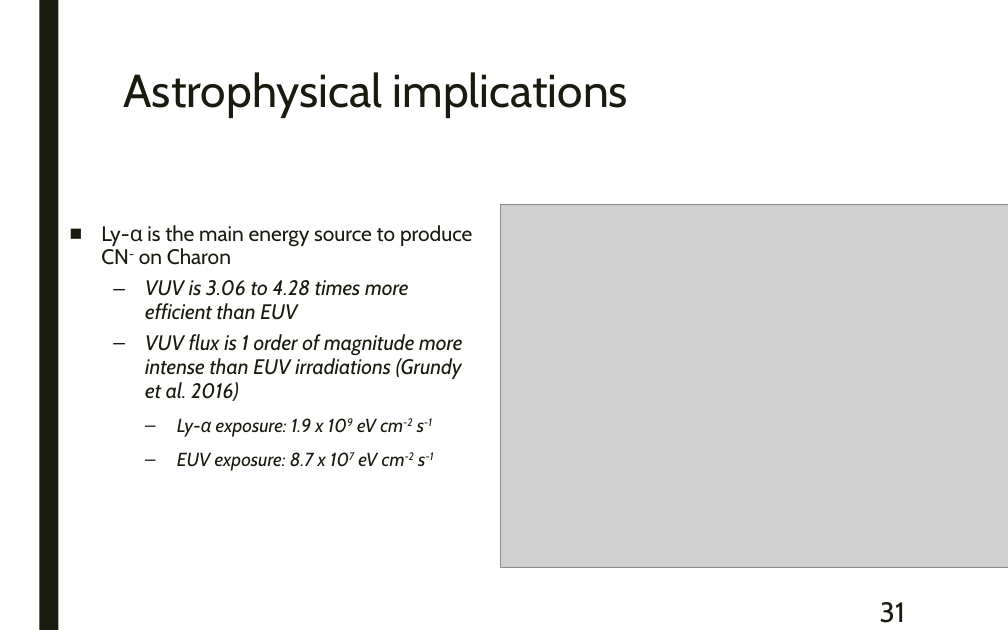
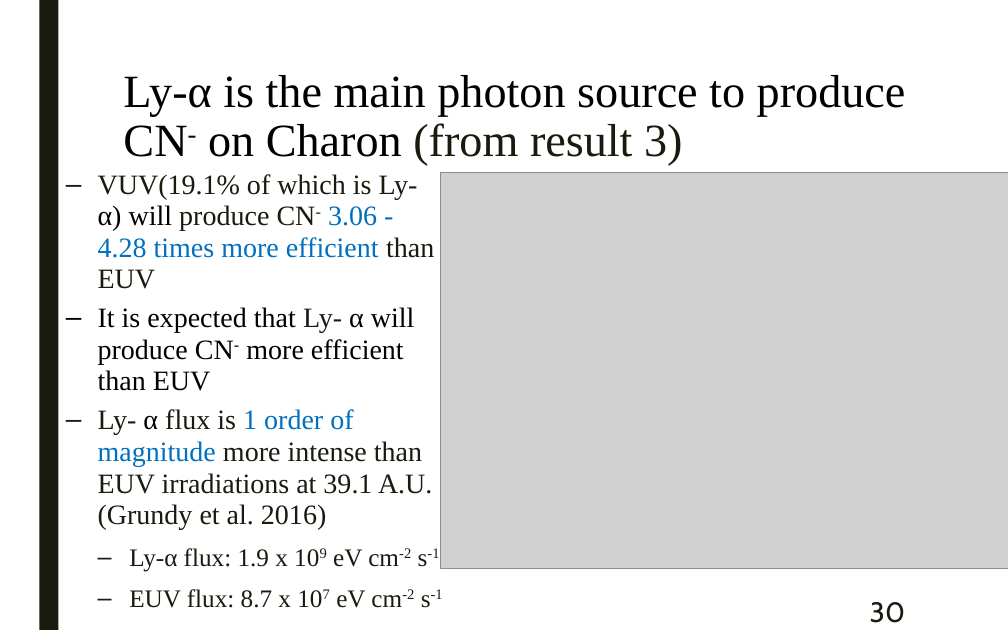
Before and after one commit to samuello1228/lily, a slide deck: slide 30 of doc/VUV and EUV irradiation of CH4 + NH3.pptx (slide 31 before the commit). Drawn at 1008x630 pixels with LibreOffice and Linux fonts; fonts in the diff are those of the drawing; grey boxes stand for pictures. Boxes give left, top, right and bottom in pixels: in the first picture for what was removed or moved away, otherwise in the second. Text is boxed around its words. In the diff, an @@ line names an element or a change of style, - is before the commit and + after.

```diff
--- a/doc/VUV and EUV irradiation of CH4 + NH3.pptx
+++ b/doc/VUV and EUV irradiation of CH4 + NH3.pptx
@@ title at bbox=[123, 75, 906, 166]: text changed; font Cabin to Times New Roman; text colour #191B0E to #000000 @@
-Astrophysical implications
+Ly-α is the main photon source to produce CN- on Charon (from result 3)
@@ text at bbox=[98, 174, 443, 608]: text changed; size 15 to 20 pt; font Cabin to Times New Roman; italic off @@
-■ Ly-α is the main energy source to produce CN- on Charon
-  – VUV is 3.06 to 4.28 times more efficient than EUV
-  – VUV flux is 1 order of magnitude more intense than EUV irradiations (Grundy et al. 2016)
-      – Ly-α exposure: 1.9 x 109 eV cm-2 s-1
-      – EUV exposure: 8.7 x 107 eV cm-2 s-1
+  – VUV(19.1% of which is Ly- α) will produce CN- 3.06 - 4.28 times more efficient than EUV
+  – It is expected that Ly- α will produce CN- more efficient than EUV
+  – Ly- α flux is 1 order of magnitude more intense than EUV irradiations at 39.1 A.U. (Grundy et al. 2016)
+      – Ly-α flux: 1.9 x 109 eV cm-2 s-1
+      – EUV flux: 8.7 x 107 eV cm-2 s-1
@@ picture: place and size @@
-picture at bbox=[500, 205, 1008, 568]
+picture at bbox=[440, 172, 1008, 570]
@@ page number at bbox=[870, 602, 905, 623]: text changed @@
-31
+30
```
Also in this commit, not shown: 30 other slides changed, 2 slides added, 5 slides removed, 1 other file.
